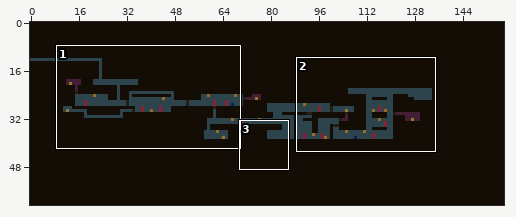
Pixel-art file -- stealth project/Assets/1_Sprites/Level Layouts/dos.aseprite. The picture above shows the old version from afar; the outline marks the close-up.
Close-up. First the earlier version:
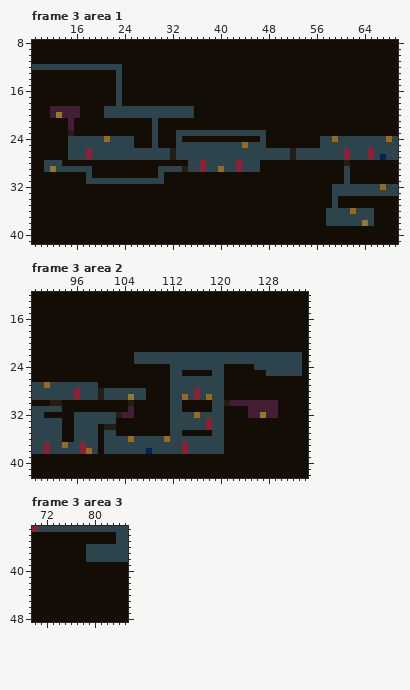
158x61 pixels, 5 frames. Shown: frame 3 area 1: x 9..69, y 8..41; frame 3 area 2: x 89..134, y 12..42; frame 3 area 3: x 70..85, y 33..48.
After the commit:
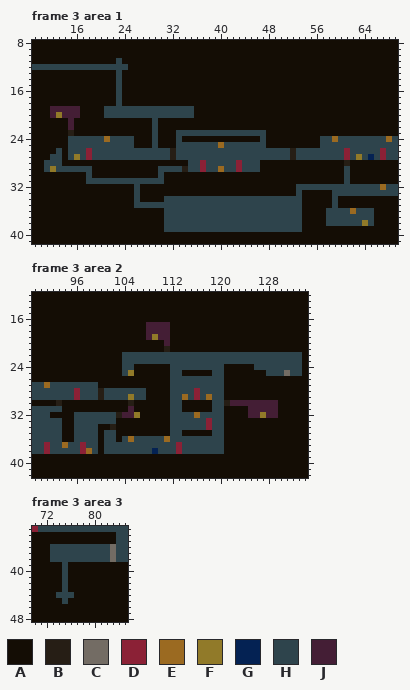
Palette (. is transparent): A #140d05  B #261e15  C #736c64  D #8b2136  E #9b6a21  F #917a29  G #042253  H #2e444c  J #441e35
Change:
Changed rows in their new state; - is an unchanged pixel.
Frame 3 area 1, layer "main layer":
first column x 23:
11 H-
12 -H
first column x 12:
25 ----------------------------E---H-----------------------
26 -H---------------------------------------------------H-D
27 HH--F----------------------------------------------F-G-D
first column x 26:
32 H--------------------------HHHHHH
33 H--------------------------H-----
34 H----HHHHHHHHHHHHHHHHHHHHHHH-----
35 HHHHHHHHHHHHHHHHHHHHHHHHHHHH-----
36 -----HHHHHHHHHHHHHHHHHHHHHHH-----
37 -----HHHHHHHHHHHHHHHHHHHHHHH-----
38 -----HHHHHHHHHHHHHHHHHHHHHHH-----
39 -----HHHHHHHHHHHHHHHHHHHHHHH-----
Frame 3 area 2, layers "secrets", "main layer":
first column x 104:
17 ----JJJJ--------------------
18 ----JJJJ--------------------
19 ----JFJJ--------------------
20 -------J--------------------
21 -------B--------------------
22 HH--------------------------
23 HH--------------------------
24 HH--------------------------
25 HF-------------------------C
first column x 91:
30 -A----------------------
32 H--------------F--------
34 ----------A-------------
36 ------------A-----------
37 ----------------------DH
38 -----------------HG---DH
Frame 3 area 3, layer "main layer":
first column x 73:
36 HHHHHH----C
37 HHHHHH----C
38 HHHHHH----C
39 --H--------
40 --H--------
41 --H--------
42 --H--------
43 --H--------
44 -HHH-------
45 --H--------
